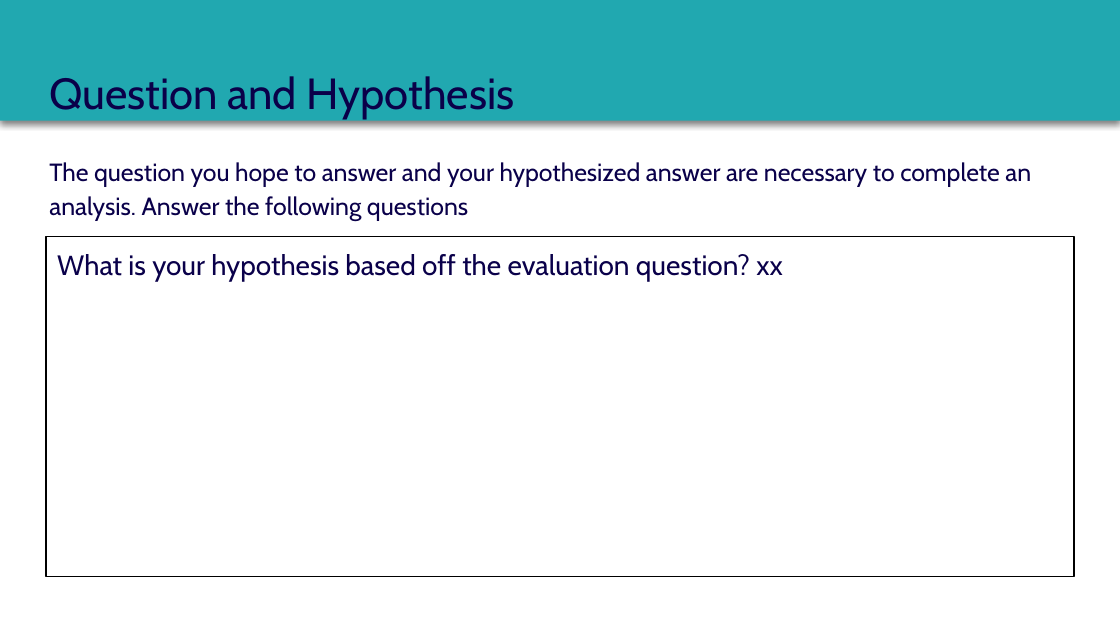
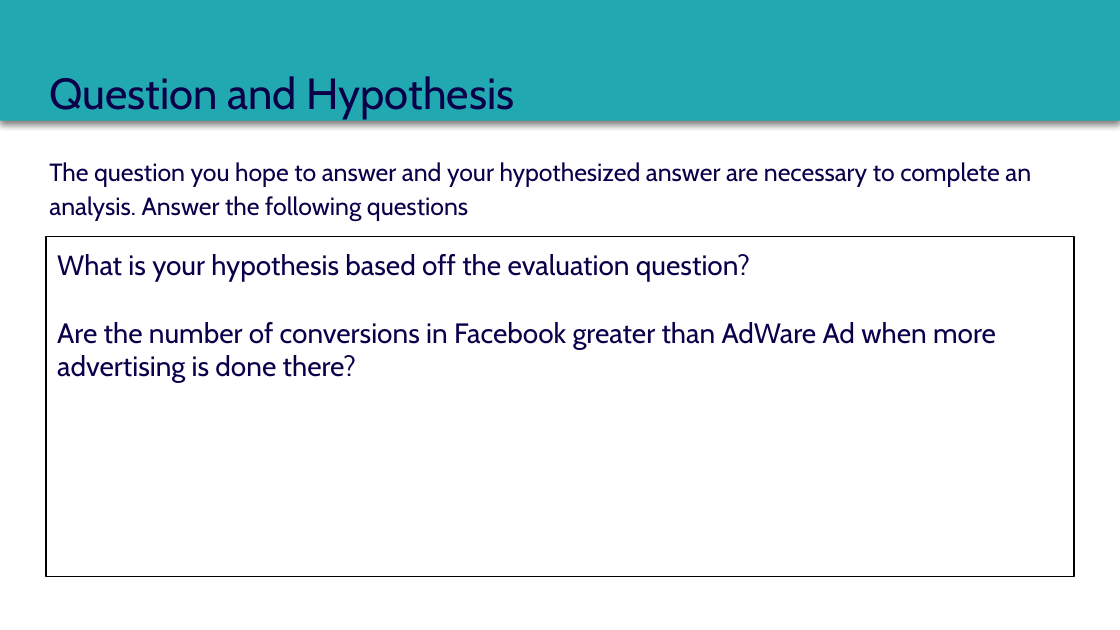
Before and after one commit to dennislamcv1/MetaMarketingAnalytics, a slide deck: slide 12 of Statistics for Marketing/Course 3 Capstone Deck.pptx (slide 13 before the commit). Drawn at 1120x630 pixels with LibreOffice and Linux fonts; fonts in the diff are those of the drawing. Boxes give left, top, right and bottom in pixels: in the first picture for what was removed or moved away, otherwise in the second. Text is boxed around its words. In the diff, an @@ line names an element or a change of style, - is before the commit and + after.

```diff
--- a/Statistics for Marketing/Course 3 Capstone Deck.pptx
+++ b/Statistics for Marketing/Course 3 Capstone Deck.pptx
@@ text in rectangle at [57,254,996,383]: text changed @@
-What is your hypothesis based off the evaluation question? xx
+What is your hypothesis based off the evaluation question?
+Are the number of conversions in Facebook greater than AdWare Ad when more advertising is done there?
```
Also in this commit, not shown: 14 other slides changed, 1 slide removed, 7 other files.
